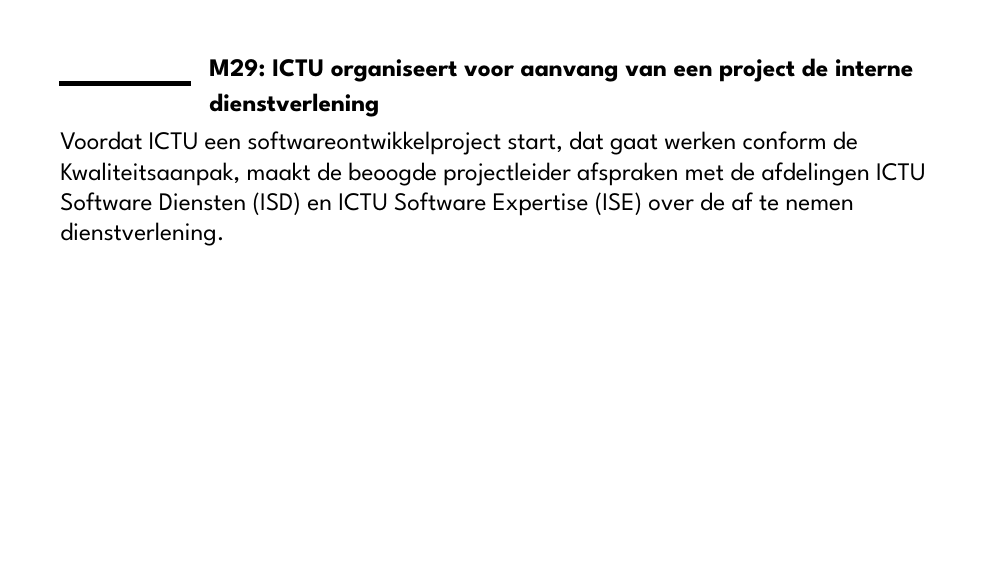
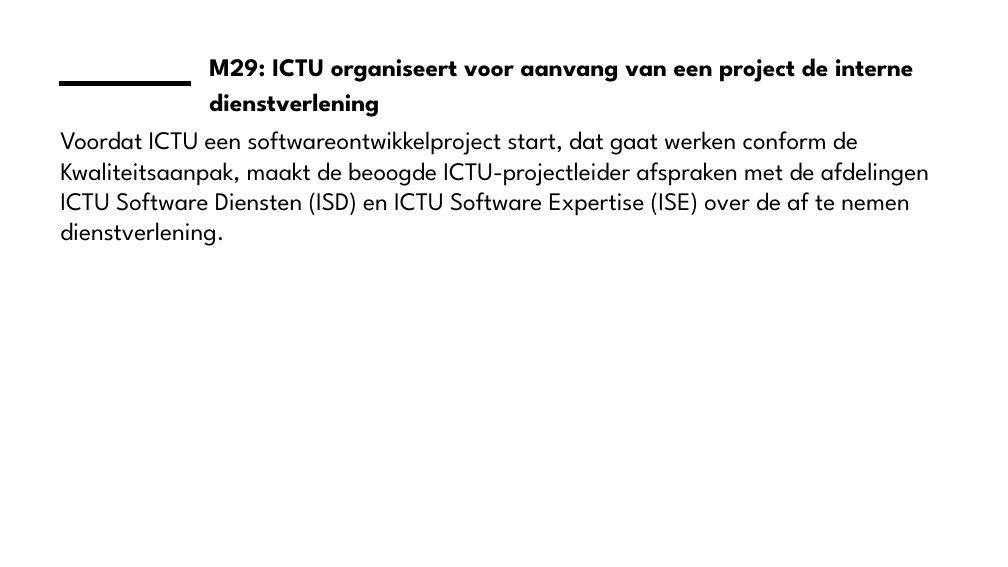
Before and after one commit to ICTU/Kwaliteitsaanpak, a slide deck: slide 28 of docs/wip/ICTU-Kwaliteitsaanpak.pptx. Drawn at 1008x567 pixels with LibreOffice and Linux fonts; fonts in the diff are those of the drawing; background and template pictures are left out. Boxes give left, top, right and bottom in pixels: in the first picture for what was removed or moved away, otherwise in the second. Text is boxed around its words. In the diff, an @@ line names an element or a change of style, - is before the commit and + after.

```diff
--- a/docs/wip/ICTU-Kwaliteitsaanpak.pptx
+++ b/docs/wip/ICTU-Kwaliteitsaanpak.pptx
@@ text at bbox=[60, 131, 929, 246]: text changed @@
-Voordat ICTU een softwareontwikkelproject start, dat gaat werken conform de Kwaliteitsaanpak, maakt de beoogde projectleider afspraken met de afdelingen ICTU Software Diensten (ISD) en ICTU Software Expertise (ISE) over de af te nemen dienstverlening.
+Voordat ICTU een softwareontwikkelproject start, dat gaat werken conform de Kwaliteitsaanpak, maakt de beoogde ICTU-projectleider afspraken met de afdelingen ICTU Software Diensten (ISD) en ICTU Software Expertise (ISE) over de af te nemen dienstverlening.
```
Also in this commit, not shown: 1 other slide changed, 34 other files.
